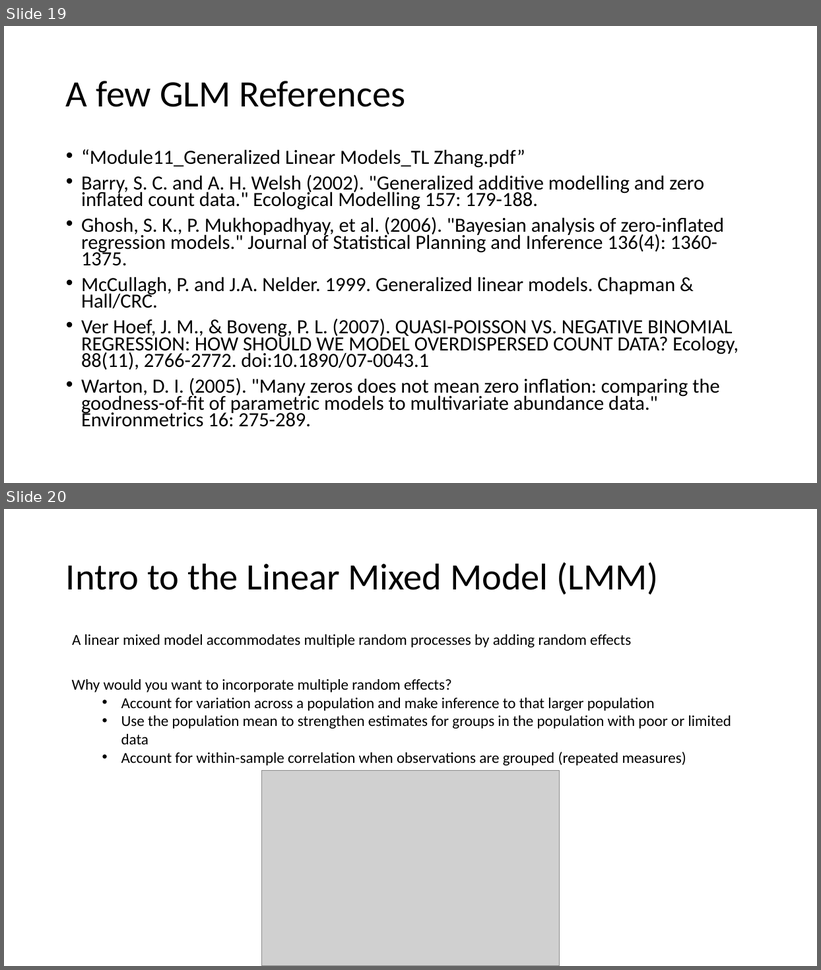
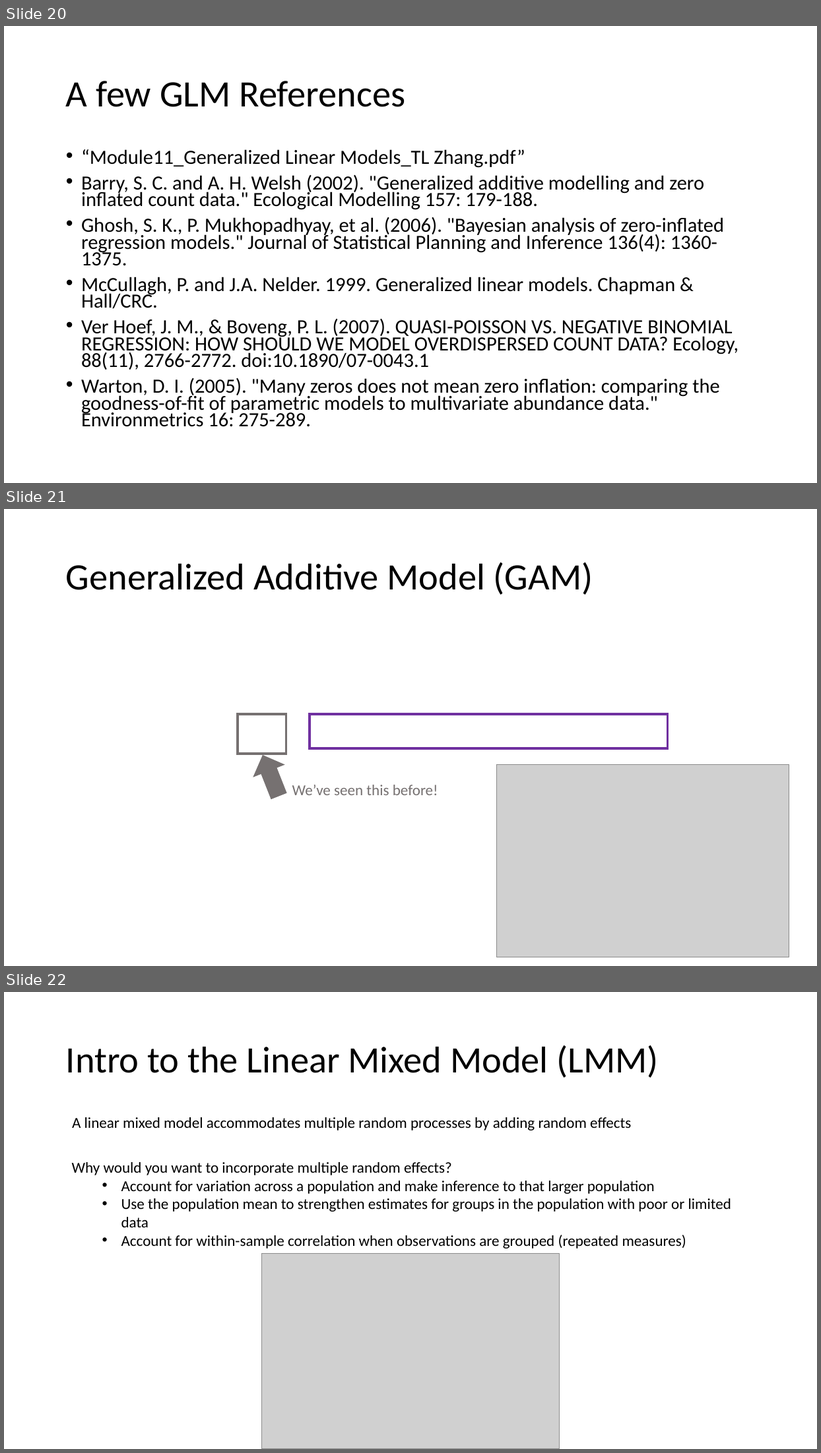
Before and after one commit to ELaBrecque-MMC/RegressionModelOverview, a slide deck: Notes/RegressionModelOverview.pptx. Shown one above the other, each under a label of ours: slides 19 and 20 before the commit, slides 20, 21 and 22 after it. The pictures are 821x970 and 821x1453 pixels, drawn with LibreOffice and Linux fonts; fonts in the diff are those of the drawing; grey boxes stand for pictures. Boxes give left, top, right and bottom in pixels: in the first picture for what was removed or moved away, otherwise in the second. Text is boxed around its words. In the diff, an @@ line names an element or a change of style, - is before the commit and + after.

```diff
--- a/Notes/RegressionModelOverview.pptx
+++ b/Notes/RegressionModelOverview.pptx
@@ slide 21 added at box(4, 509, 817, 966), background #FFFFFF @@
@@ title added at box(66, 562, 593, 595), 44 pt, text #000000 @@
+Generalized Additive Model (GAM)
@@ rectangle added at box(238, 714, 286, 755), outline #767171 3 pt @@
@@ rectangle added at box(310, 714, 668, 749), outline #7030A0 3 pt @@
@@ down arrow added at box(248, 750, 294, 802), fill #767171, outline #767171 1 pt @@
@@ picture added at box(497, 765, 789, 958) @@
@@ text added at box(292, 785, 438, 795), 18 pt, text #767171 @@
+We’ve seen this before!
@@ what was slide 19 is now slide 20 @@
@@ what was slide 20 is now slide 22 @@
```
Also in this commit, not shown: 1 slide changed, 1 other slide added, 2 other files.
